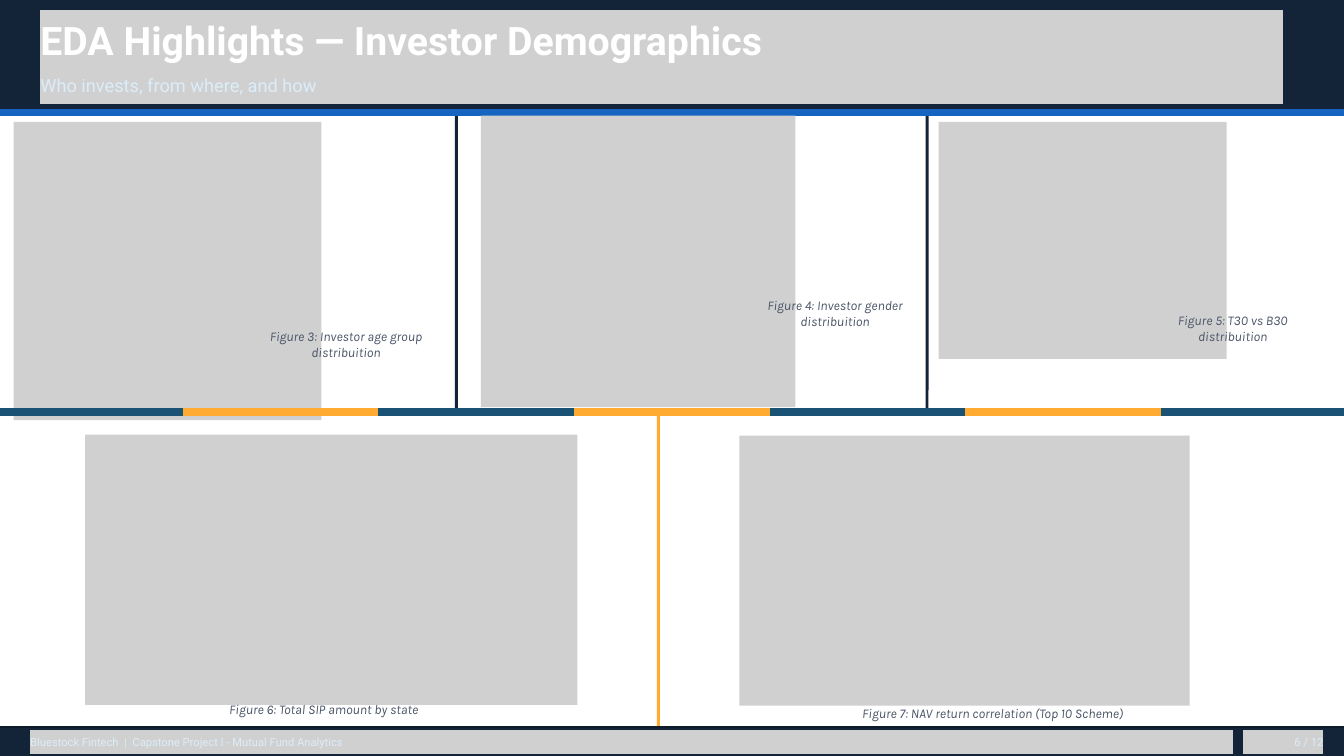
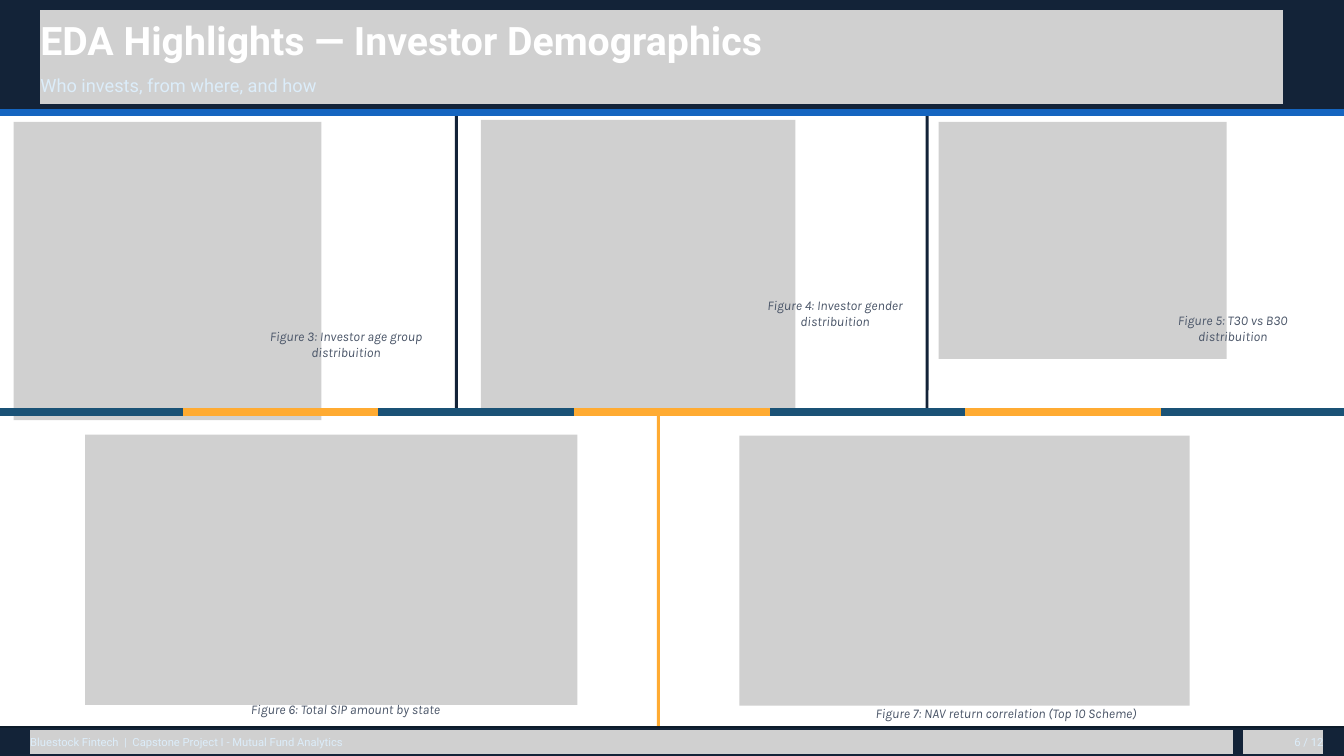
Before and after one commit to KawaiiLolly/bluestock-mf-capstone, a slide deck: slide 6 of reports/Bluestock_MF_Presentation.pptx. Drawn at 1344x756 pixels with LibreOffice and Linux fonts; fonts in the diff are those of the drawing; grey boxes stand for pictures. Boxes give left, top, right and bottom in pixels: in the first picture for what was removed or moved away, otherwise in the second. Text is boxed around its words. In the diff, an @@ line names an element or a change of style, - is before the commit and + after.

```diff
--- a/reports/Bluestock_MF_Presentation.pptx
+++ b/reports/Bluestock_MF_Presentation.pptx
@@ picture: place and size @@
-picture at bbox=[481, 116, 796, 407]
+picture at bbox=[481, 120, 796, 412]
@@ text "Figure 6: Total SIP amount ...": place and size @@
-text "Figure 6: Total SIP amount ..." at bbox=[229, 702, 418, 717]
+text "Figure 6: Total SIP amount ..." at bbox=[251, 702, 440, 717]
@@ text "Figure 7: NAV return correlation ...": place and size @@
-text "Figure 7: NAV return correlation ..." at bbox=[862, 708, 1123, 721]
+text "Figure 7: NAV return correlation ..." at bbox=[876, 708, 1136, 721]
```
Also in this commit, not shown: 1 other slide changed, 2 other files.
